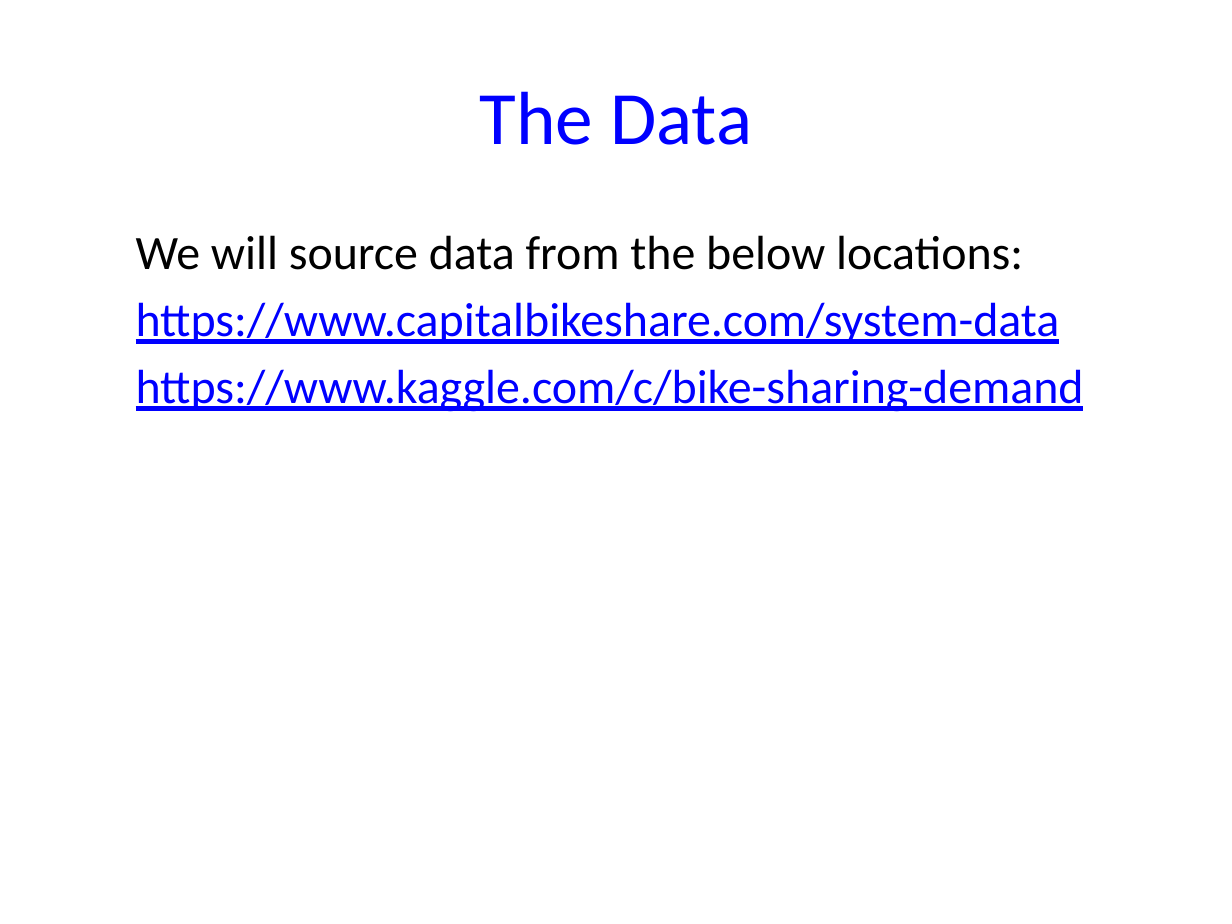
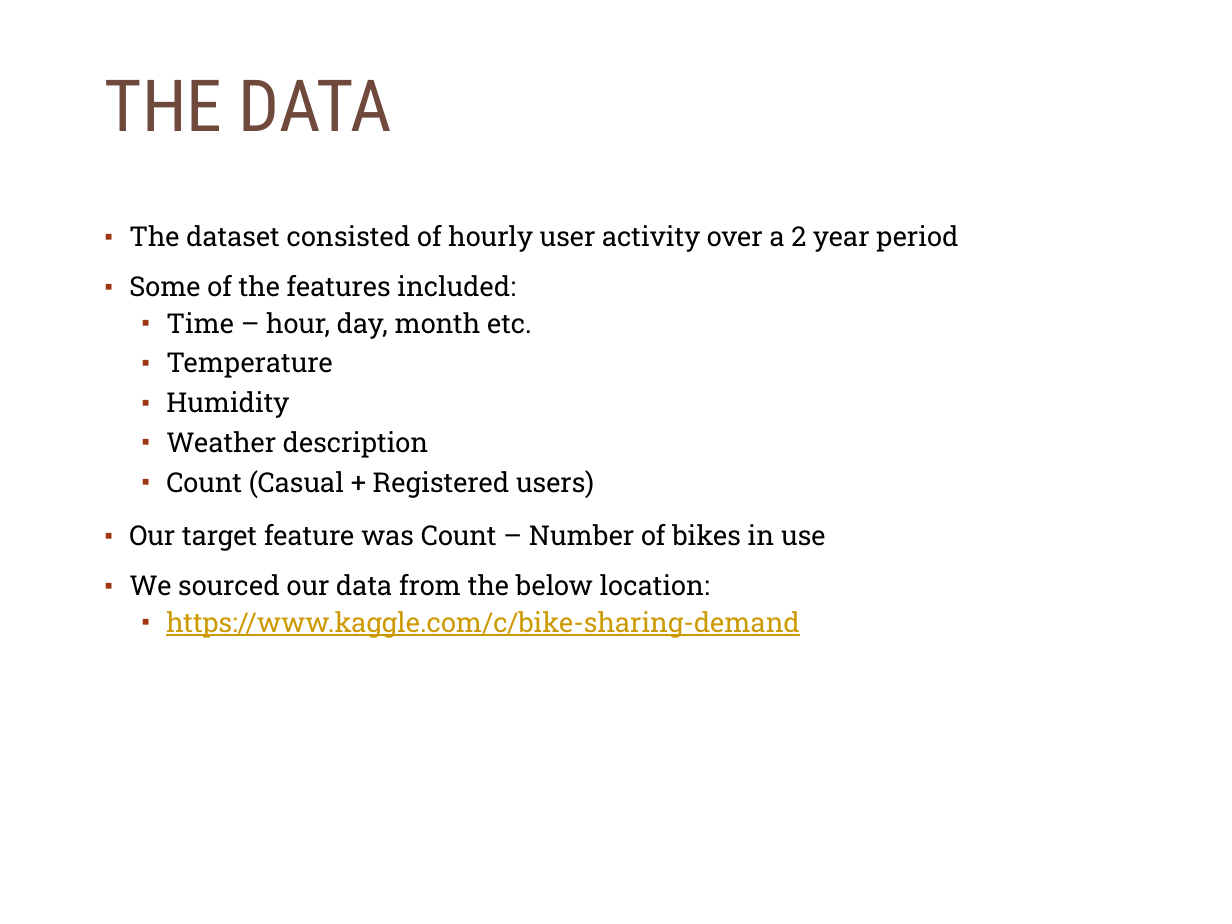
Before and after one commit to Emmet62/DAGroupProject2018, a slide deck: slide 3 of Project_Presentation_Slides.pptx. Drawn at 1232x924 pixels with LibreOffice and Linux fonts; fonts in the diff are those of the drawing; background and template pictures are left out. Boxes give left, top, right and bottom in pixels: in the first picture for what was removed or moved away, otherwise in the second. Text is boxed around its words. In the diff, an @@ line names an element or a change of style, - is before the commit and + after.

```diff
--- a/Project_Presentation_Slides.pptx
+++ b/Project_Presentation_Slides.pptx
@@ title at [105,80,392,131]: text changed; size 44 to 42 pt; font Calibri to Roboto Condensed; text colour #0000FF to #704A3D @@
-The Data
+THE DATA
@@ text "The dataset consisted of hourly ...": place and size @@
-text "The dataset consisted of hourly ..." at [136,235,1084,412]
+text "The dataset consisted of hourly ..." at [129,225,958,638]
@@ text at [129,225,958,596]: text changed; size 28 to 16 pt; font Calibri to Roboto Slab; text colour #0000FF to #000000 @@
-  We will source data from the below locations:
-  https://www.capitalbikeshare.com/system-data
+▪ The dataset consisted of hourly user activity over a 2 year period
+▪ Some of the features included:
+  ▪ Time – hour, day, month etc.
+  ▪ Temperature
+  ▪ Humidity
+  ▪ Weather description
+  ▪ Count (Casual + Registered users)
+▪ Our target feature was Count – Number of bikes in use
+▪ We sourced our data from the below location:
@@ text at [166,611,799,638]: size 28 to 16 pt, font Calibri to Roboto Slab, text colour #0000FF to #CC9900 in "https://www.kaggle.com/c/bike-sharing-demand"; bullet none to ▪; line spacing 1 to 0.9 @@
```
Also in this commit, not shown: 3 other slides changed, 6 slides added, 2 slides removed, 12 other files.
